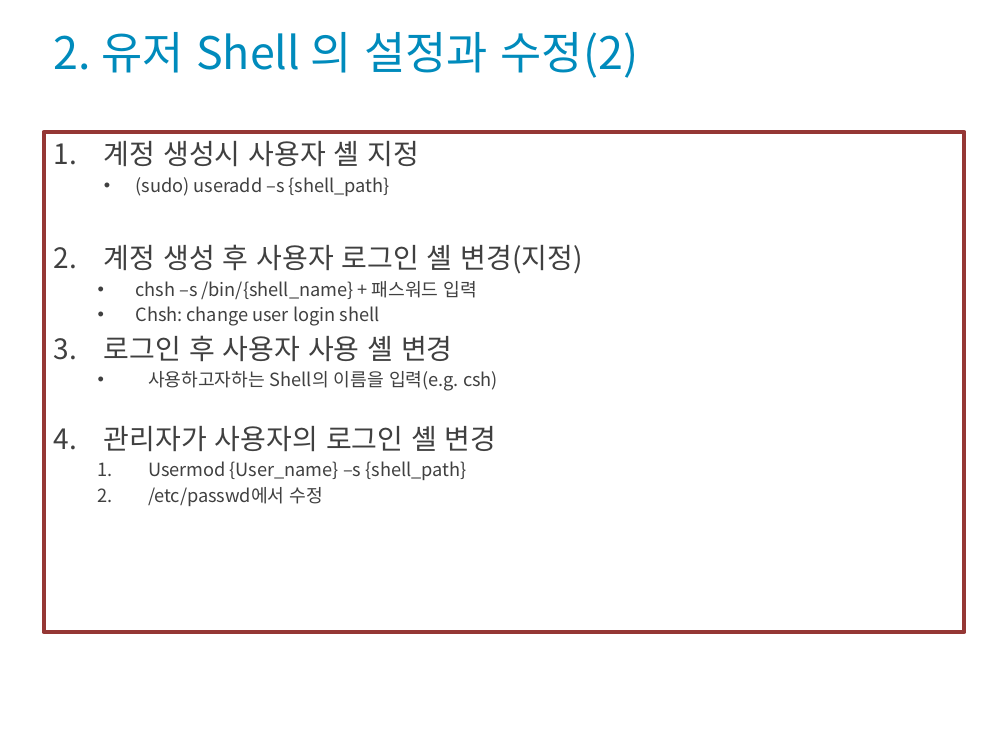
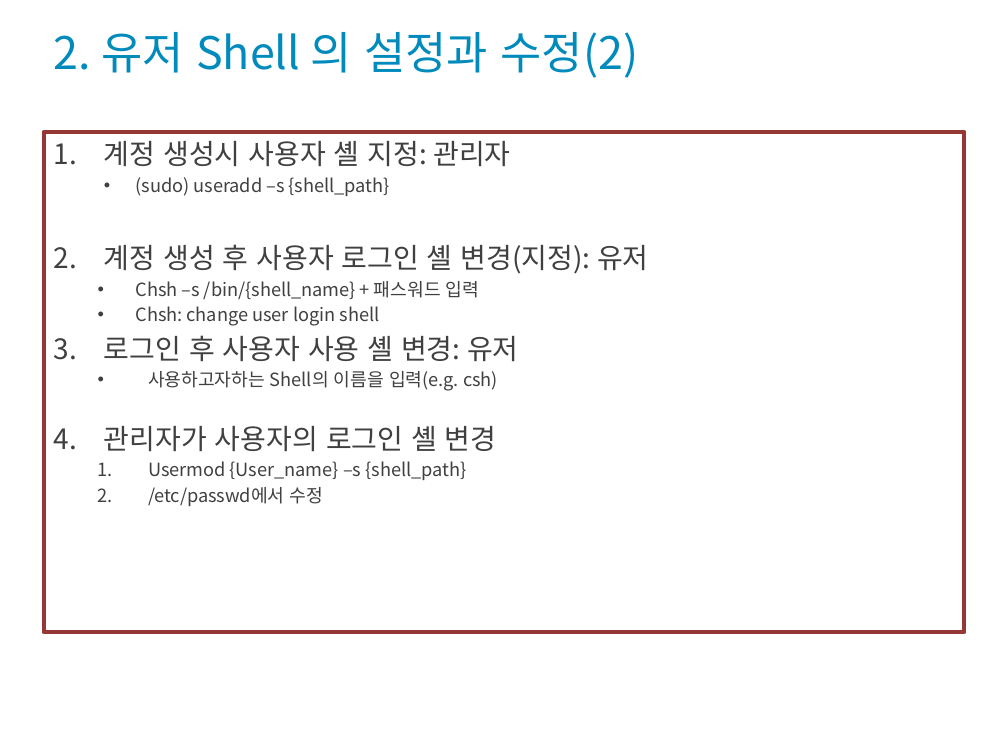
Before and after one commit to codefoolosopher/linuxedu, a slide deck: slide 5 of portfolio/Linux_OS_System_2022_1_s6.pptx. Drawn at 1008x756 pixels with LibreOffice and Linux fonts; fonts in the diff are those of the drawing; background and template pictures are left out. Boxes give left, top, right and bottom in pixels: in the first picture for what was removed or moved away, otherwise in the second. Text is boxed around its words. In the diff, an @@ line names an element or a change of style, - is before the commit and + after.

```diff
--- a/portfolio/Linux_OS_System_2022_1_s6.pptx
+++ b/portfolio/Linux_OS_System_2022_1_s6.pptx
@@ text at (104, 141, 510, 167): text changed @@
-1. 계정 생성시 사용자 셸 지정
+1. 계정 생성시 사용자 셸 지정: 관리자
@@ text at (104, 244, 649, 299): text changed @@
-2. 계정 생성 후 사용자 로그인 셸 변경(지정)
-  • chsh –s /bin/{shell_name} + 패스워드 입력
+2. 계정 생성 후 사용자 로그인 셸 변경(지정): 유저
+  • Chsh –s /bin/{shell_name} + 패스워드 입력
@@ text at (104, 335, 519, 362): text changed @@
-3. 로그인 후 사용자 사용 셸 변경
+3. 로그인 후 사용자 사용 셸 변경: 유저
```
Also in this commit, not shown: 7 other slides changed, 2 slides added.
